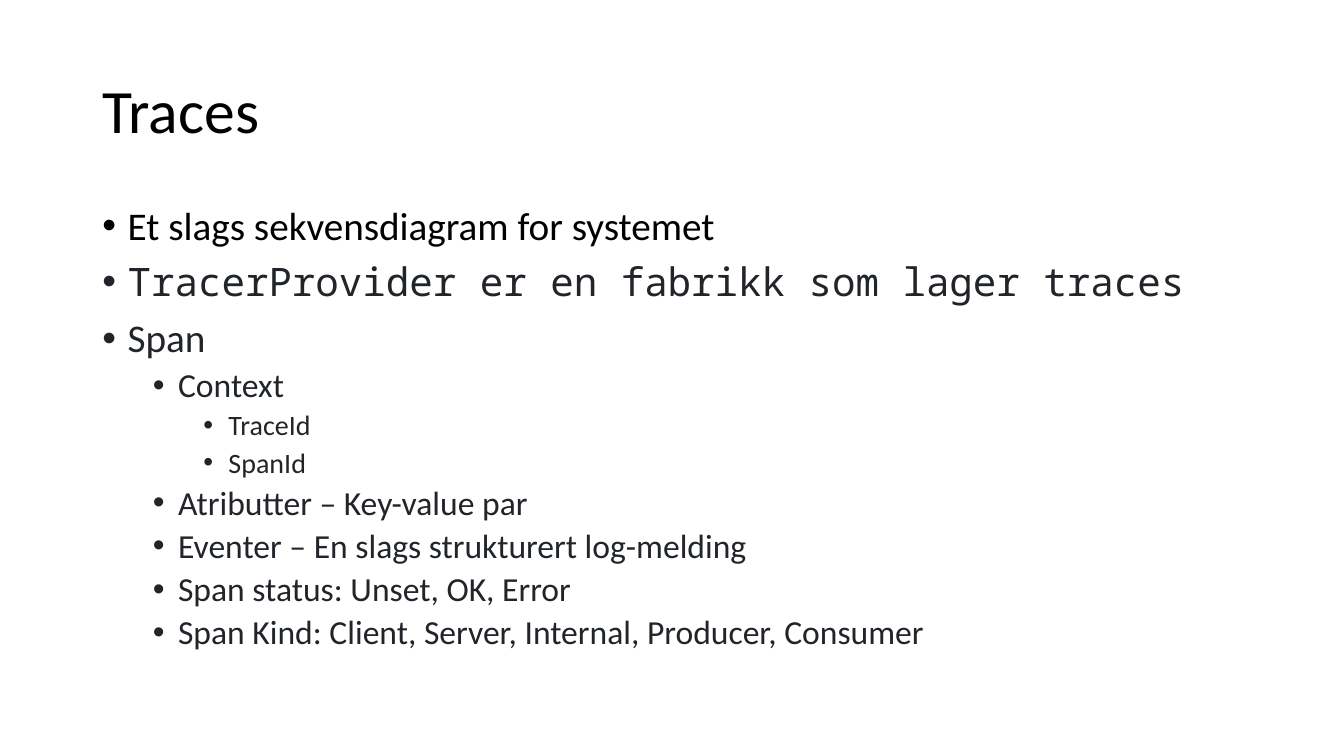
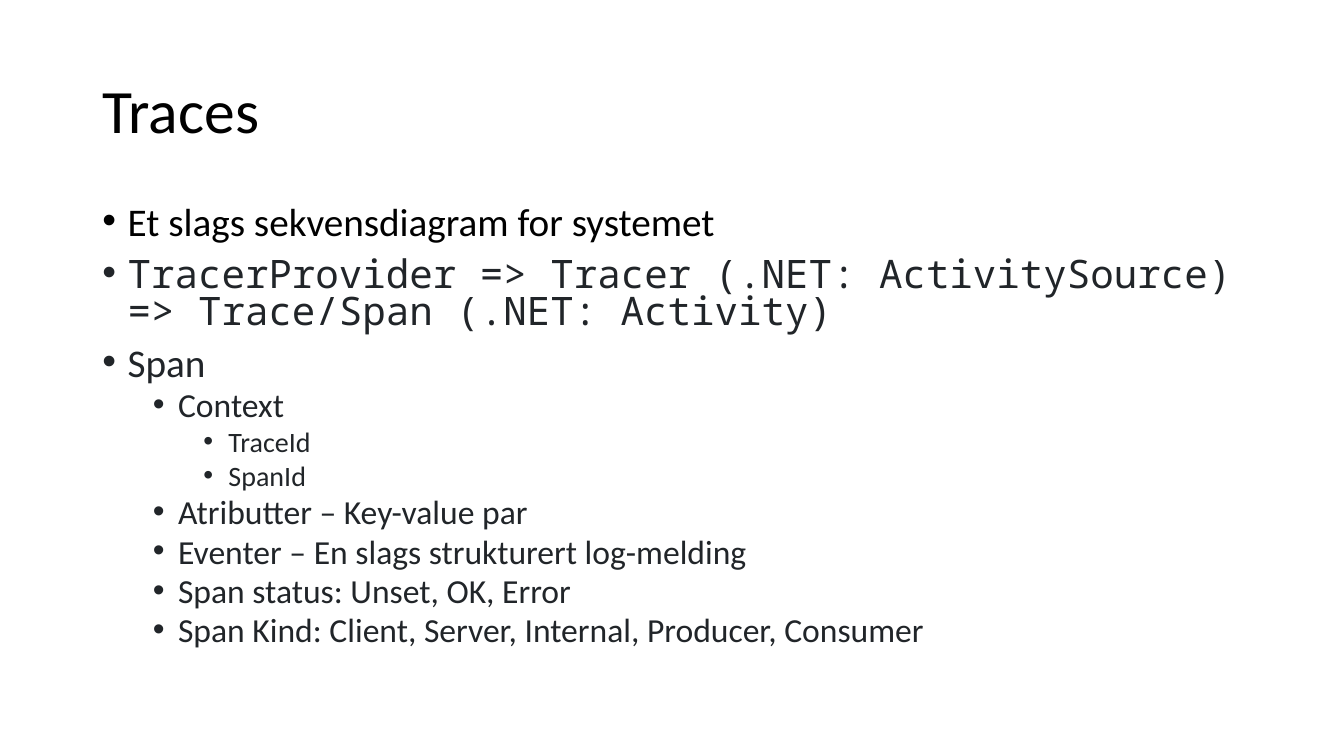
Before and after one commit to rogerhmar/OTEL-NDC-2024, a slide deck: slide 5 of observerbarhet.pptx. Drawn at 1344x756 pixels with LibreOffice and Linux fonts; fonts in the diff are those of the drawing. Boxes give left, top, right and bottom in pixels: in the first picture for what was removed or moved away, otherwise in the second. Text is boxed around its words. In the diff, an @@ line names an element or a change of style, - is before the commit and + after.

Commit message:
oppdater presentasjon

```diff
--- a/observerbarhet.pptx
+++ b/observerbarhet.pptx
@@ text at (128, 208, 923, 648): line spacing 0.9 to 0.8 @@
@@ text at (128, 258, 1231, 335): text changed @@
-• TracerProvider er en fabrikk som lager traces
+• TracerProvider => Tracer (.NET: ActivitySource) => Trace/Span (.NET: Activity)
```
